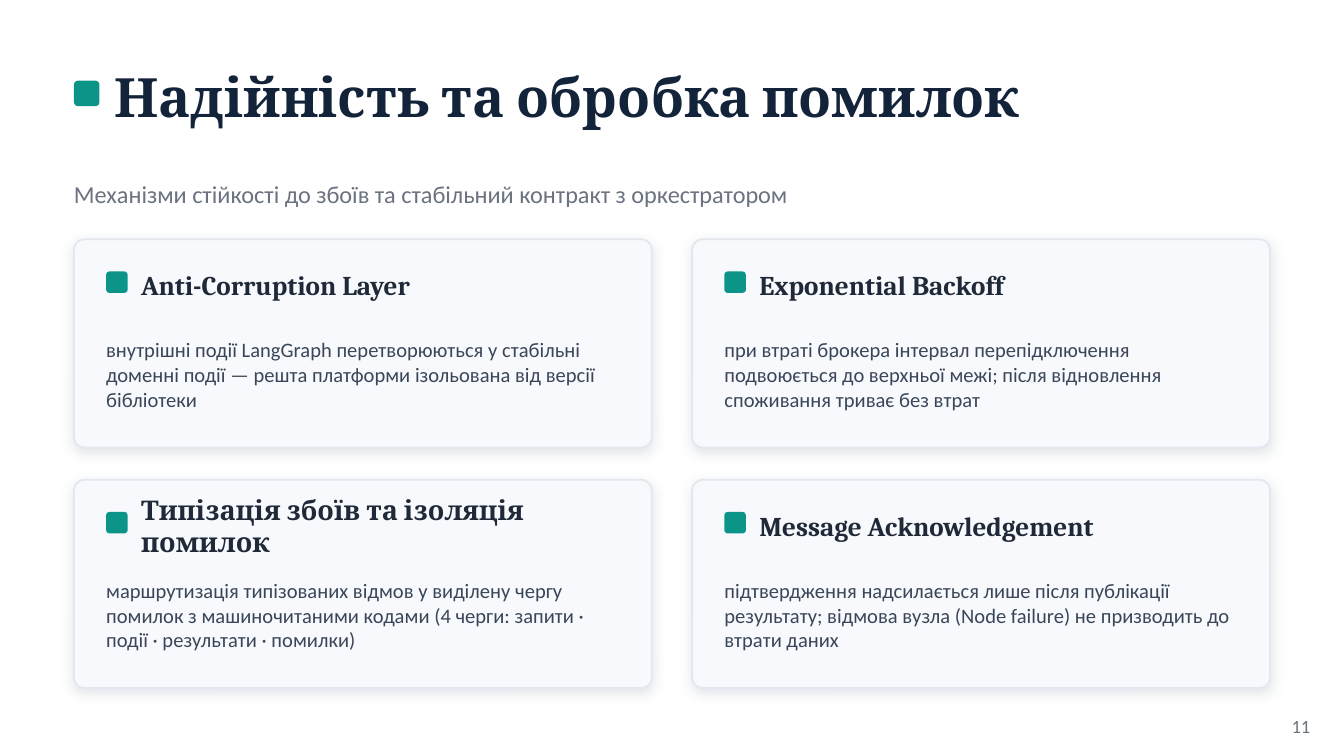
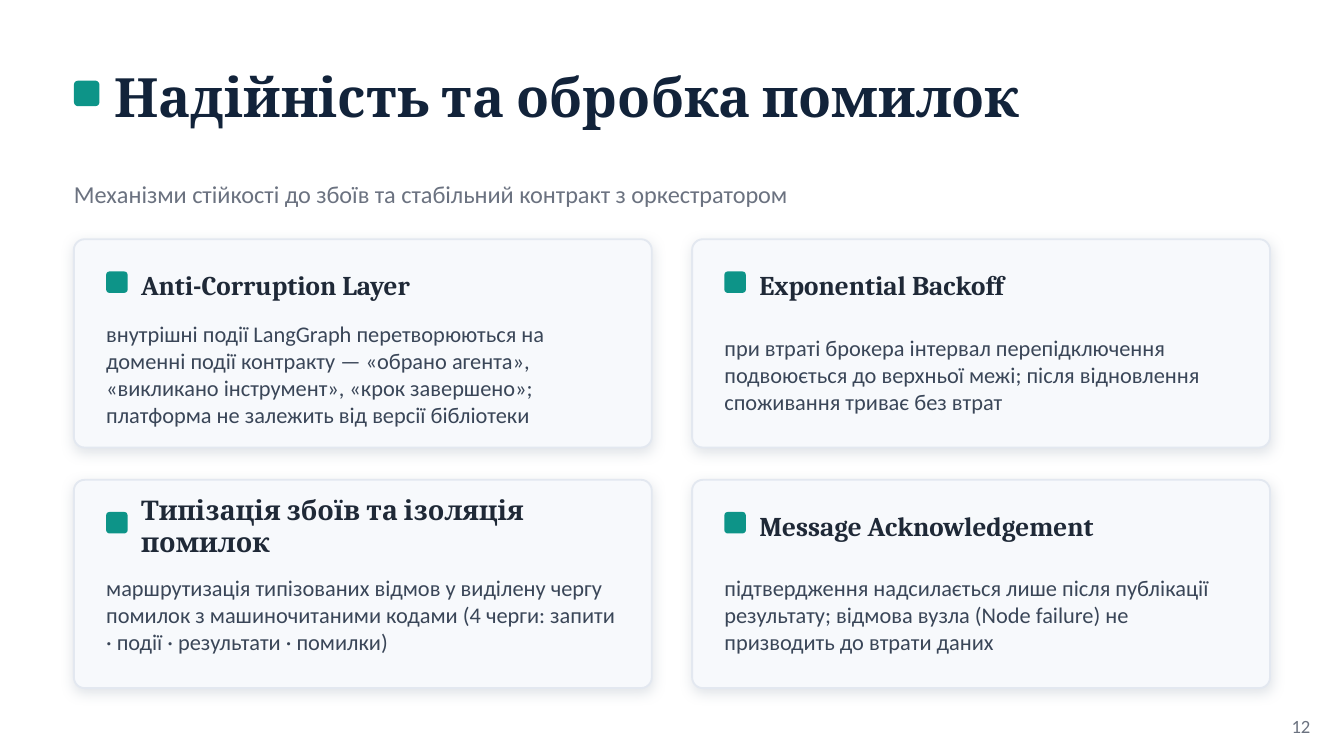
Before and after one commit to NureShelekhanOleksandr/2026_B_PI_PZPI-22-2_Shelekhan_O_M, a slide deck: slide 12 of 2026_Б_ПІ_ПЗПІ-22-2_Шелехань_О_М.pptx (slide 11 before the commit). Drawn at 1344x756 pixels with LibreOffice and Linux fonts; fonts in the diff are those of the drawing. Boxes give left, top, right and bottom in pixels: in the first picture for what was removed or moved away, otherwise in the second. Text is boxed around its words. In the diff, an @@ line names an element or a change of style, - is before the commit and + after.

```diff
--- a/2026_Б_ПІ_ПЗПІ-22-2_Шелехань_О_М.pptx
+++ b/2026_Б_ПІ_ПЗПІ-22-2_Шелехань_О_М.pptx
@@ text at box(106, 326, 544, 427): text changed; size 11 to 12 pt @@
-внутрішні події LangGraph перетворюються у стабільні доменні події — решта платформи ізольована від версії бібліотеки
+внутрішні події LangGraph перетворюються на доменні події контракту — «обрано агента», «викликано інструмент», «крок завершено»; платформа не залежить від версії бібліотеки
@@ size 11 to 12 pt in 3 elements at box(724, 340, 1200, 414), box(106, 580, 615, 654), box(724, 580, 1208, 654) @@
@@ text at box(1292, 721, 1311, 733): text changed @@
-11
+12
```
Also in this commit, not shown: 12 other slides changed, 1 slide added, 1 slide removed.
